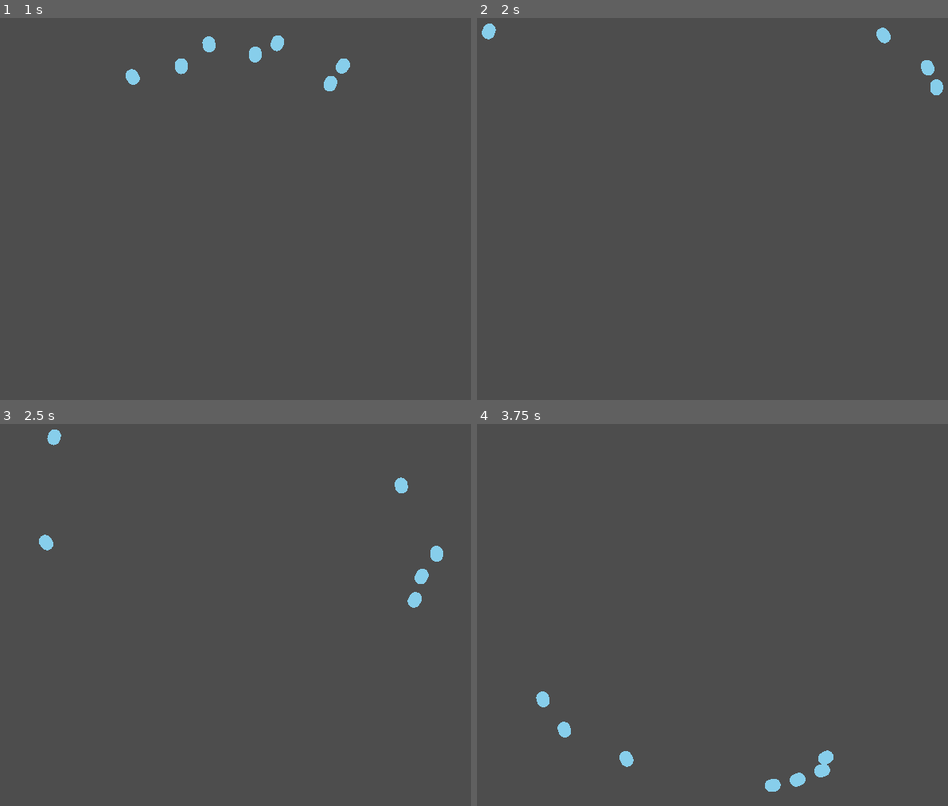
Above: before the commit, frames 1-4 (two rows, left to right).
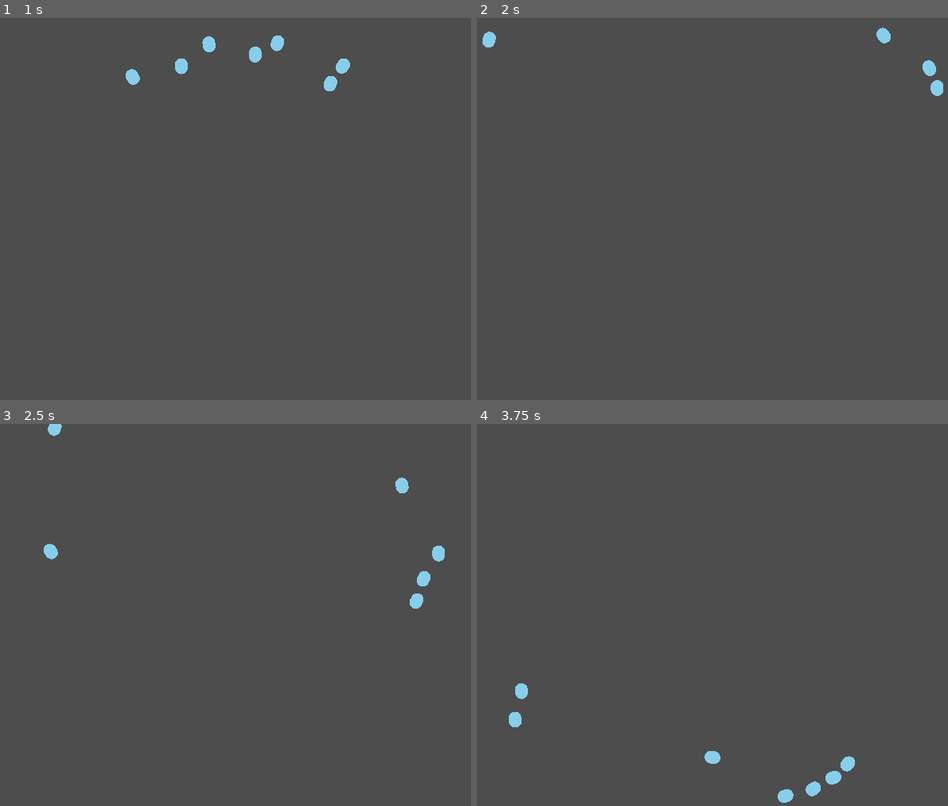
Above: after the commit, the same moments.

Repository: stevemjcu/Pond
Game: Godot game, scene res://scenes/main.tscn
Same seed, same stepped clock (60 frames per second), same inputs: the game is played once before the commit and once after it.
Inputs:
- Up to frame 1 (1 s): hold D (right) from 0.53 s (still down)
- Up to frame 2 (2 s): release D (right) at 1.28 s; hold A (left) from 1.28 s (still down)
- Up to frame 3 (2.5 s): release A (left) at 2.03 s; hold D (right) from 2.03 s (still down)
- Up to frame 4 (3.75 s): release D (right) at 2.78 s; hold W (forward) 2.78-3.53 s; hold A (left) from 3.53 s (still down)

Frame 1 is identical in both runs. In frame 2, 0.2% of the frame differs, in the area x 1-99%, y 1-21%; in frame 3, 0.4%; in frame 4, 1.3%, in the area x 6-81%, y 67-100%.

Commit message:
Separate concerns between bevy and boid

Diff:
--- a/scripts/bevy.gd
+++ b/scripts/bevy.gd
@@ -9,7 +9,6 @@
 @export var group: String
 
 var _members: Array[Boid]
-var _inside_members: Array[Boid]
 
 
 func add_member(boid: Boid) -> void:
@@ -24,38 +23,13 @@
 	boid.bevy = null
 
 
-func is_inside(boid: Boid) -> bool:
-	return _inside_members.has(boid)
+func _physics_process(delta: float) -> void:
+	position = _average_position()
 
 
-func _physics_process(delta: float) -> void:
-	_detect_members()
-	var input := _handle_input()
-	var delta_rotation := input.x * turn_rate * delta
+func _average_position() -> Vector2:
+	var average := Vector2.ZERO
 	for member in _members:
-		member.velocity = member.velocity.rotated(delta_rotation)
-	position = _find_center()
-
-
-func _detect_members() -> void:
-	_inside_members.clear()
-	for body: Node2D in $OwnedArea.get_overlapping_bodies():
-		_inside_members.append(body)
-
-
-func _handle_input() -> Vector2:
-	var input := Vector2.ZERO
-	if player:
-		if Input.is_action_pressed("left"):
-			input += Vector2.LEFT
-		if Input.is_action_pressed("right"):
-			input += Vector2.RIGHT
-	return input
-
-
-func _find_center() -> Vector2:
-	var center := Vector2.ZERO
-	for member in _members:
-		center += member.position
-	center /= _members.size()
-	return center
+		average += member.position
+	average /= _members.size()
+	return average
--- a/scripts/boid.gd
+++ b/scripts/boid.gd
@@ -4,7 +4,9 @@
 
 @export var min_speed := 200
 @export var max_speed := 300
-@export var margin := 100
+
+@export var obstacle_margin := 100
+@export var bevy_margin := 200
 
 @export var turn_factor := 700
 @export var avoid_factor := 20
@@ -47,10 +49,17 @@
 			_visible_neighbors.append(body)
 
 
+func _control_speed() -> void:
+	var speed := clampf(velocity.length(), min_speed, max_speed)
+	velocity = velocity.normalized() * speed
+
+
+#region Impulses
+
 # Turn to avoid screen edge
 func _avoid_screen_edge() -> Vector2:
 	var impulse := Vector2.ZERO
-	var bounds = get_viewport_rect().grow(-margin)
+	var bounds = get_viewport_rect().grow(-obstacle_margin)
 	if !bounds.has_point(position):
 		if position.x < bounds.position.x:
 			impulse += Vector2.RIGHT
@@ -93,14 +102,12 @@
 	return impulse * approach_factor
 
 
-# Tend to return to center of group
+# Tend to stay close to group
 func _approach_bevy() -> Vector2:
-	if bevy == null || bevy.is_inside(self):
-		return Vector2.ZERO
-	var impulse = bevy.position - position
+	var impulse = Vector2.ZERO
+	if bevy == null or (bevy.position - position).length() < bevy_margin:
+		return impulse
+	impulse = bevy.position - position
 	return impulse * approach_factor / 8
 
-
-func _control_speed() -> void:
-	var speed := clampf(velocity.length(), min_speed, max_speed)
-	velocity = velocity.normalized() * speed
+#endregion
